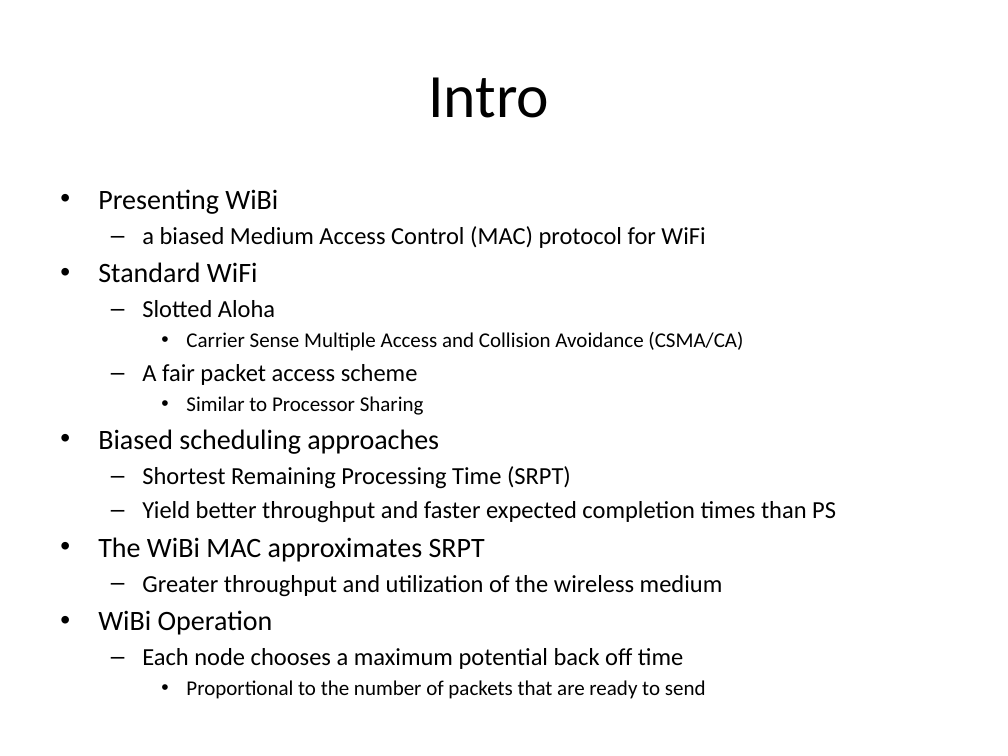
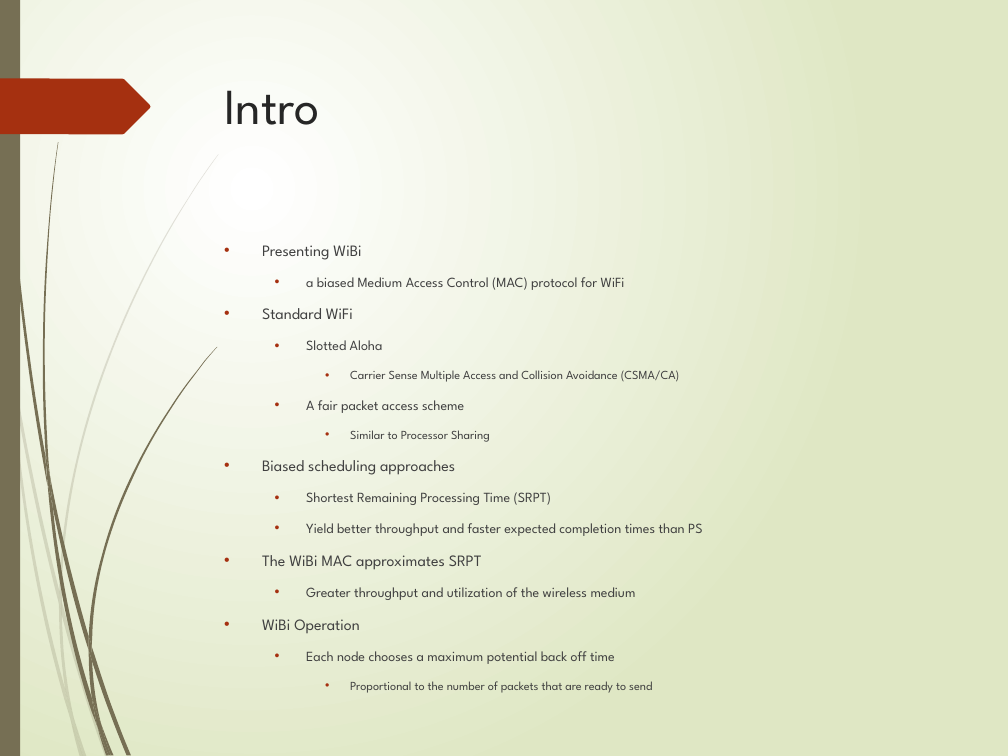
Before and after one commit to Marfle-Bark/myHUMPS, a slide deck: slide 2 of Presentation.pptx. Drawn at 1008x756 pixels with LibreOffice and Linux fonts; fonts in the diff are those of the drawing. Boxes give left, top, right and bottom in pixels: in the first picture for what was removed or moved away, otherwise in the second. Text is boxed around its words. In the diff, an @@ line names an element or a change of style, - is before the commit and + after.

Commit message:
Made it pretty, added numbers for SRPT stuff

```diff
--- a/Presentation.pptx
+++ b/Presentation.pptx
@@ background #FFFFFF to gradient #FFFFFF to #DFE8C4 @@
@@ rectangle added at (0, 0, 20, 756), fill #766F54 @@
@@ freeform shape added at (0, 79, 150, 135), fill #A53010 @@
@@ title "Intro": place and size @@
-title "Intro" at (428, 77, 549, 118)
+title "Intro" at (224, 90, 319, 125)
@@ title "Intro" at (224, 90, 319, 125): size 44 to 36 pt, font Calibri to League Spartan, text colour #000000 to #262626; alignment centre to left; vertical alignment middle to top @@
@@ text "Presenting WiBi": place and size @@
-text "Presenting WiBi" at (98, 189, 836, 699)
+text "Presenting WiBi" at (262, 245, 703, 693)
@@ text "Presenting WiBi" at (262, 245, 703, 693): size 20 to 11.2 pt in "Presenting WiBi", "Standard WiFi", "Biased scheduling approaches", "The WiBi MAC approximates SRPT" and 1 more places; font Calibri to League Spartan, text colour #000000 to #404040; size 17.5 to 10 pt in "a biased Medium Access Control (MAC) protocol ...", "Slotted Aloha", "A fair packet access scheme", "Shortest Remaining Processing Time (SRPT)" and 3 more places; size 15 to 8.8 pt in "Carrier Sense Multiple Access and Collision Avoidance ...", "Similar to Processor Sharing", "Proportional to the number of packets that ..."; more space between paragraphs; bullet – to • @@
@@ group added at (0, 154, 219, 756): 10 freeform shapes @@
@@ group added at (2, 0, 218, 756): 12 freeform shapes @@
```
Also in this commit, not shown: 7 other slides changed.
